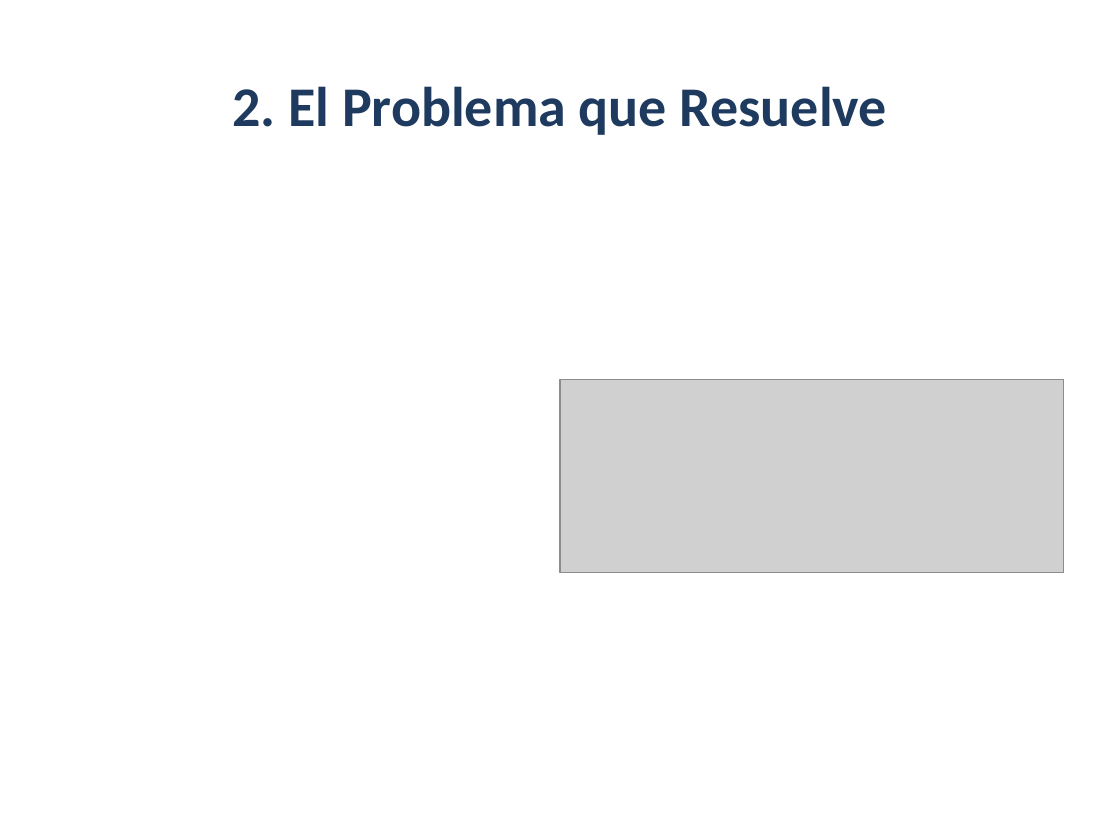
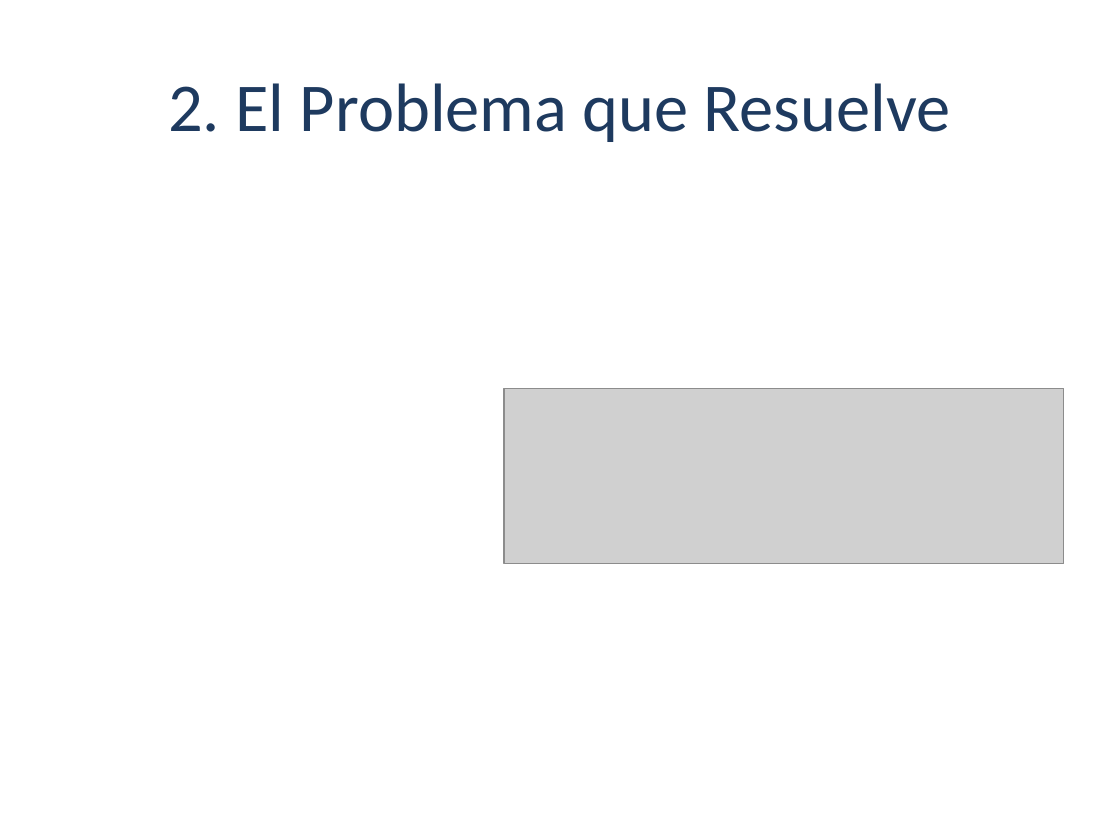
Before and after one commit to beyondnetcode/evolith_arch32, a slide deck: slide 3 of reference/governance/sdlc/assets/evolith-sdlc-executive-deck.pptx. Drawn at 1120x840 pixels with LibreOffice and Linux fonts; fonts in the diff are those of the drawing; grey boxes stand for pictures. Boxes give left, top, right and bottom in pixels: in the first picture for what was removed or moved away, otherwise in the second. Text is boxed around its words. In the diff, an @@ line names an element or a change of style, - is before the commit and + after.

```diff
--- a/reference/governance/sdlc/assets/evolith-sdlc-executive-deck.pptx
+++ b/reference/governance/sdlc/assets/evolith-sdlc-executive-deck.pptx
@@ title "2. El Problema que Resuelve" at [168, 83, 951, 142]: size 36 to 44 pt, bold off @@
@@ picture: place and size @@
-picture at [560, 380, 1064, 572]
+picture at [504, 388, 1064, 563]
```
Also in this commit, not shown: 7 other slides changed, 9 other files.
